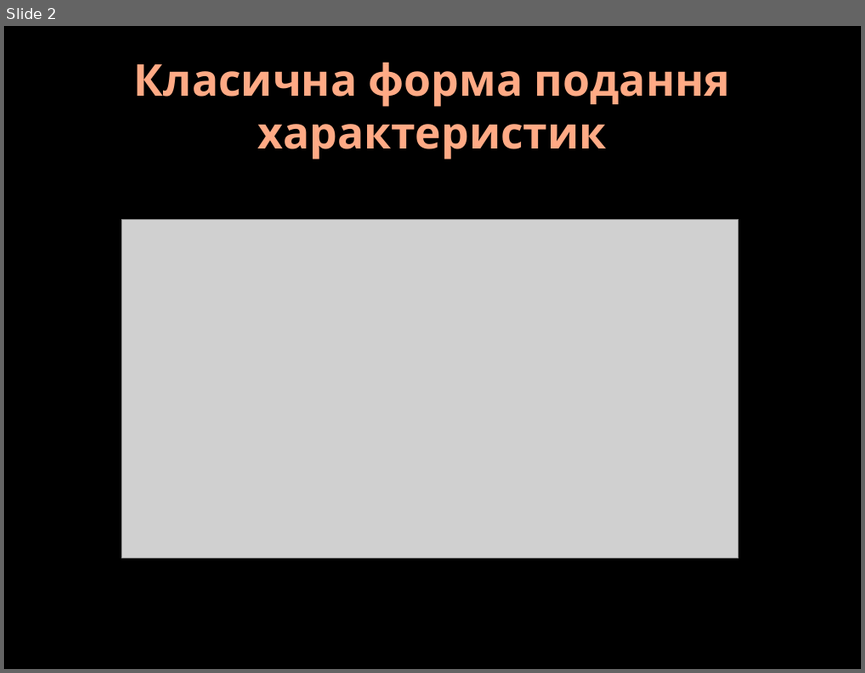
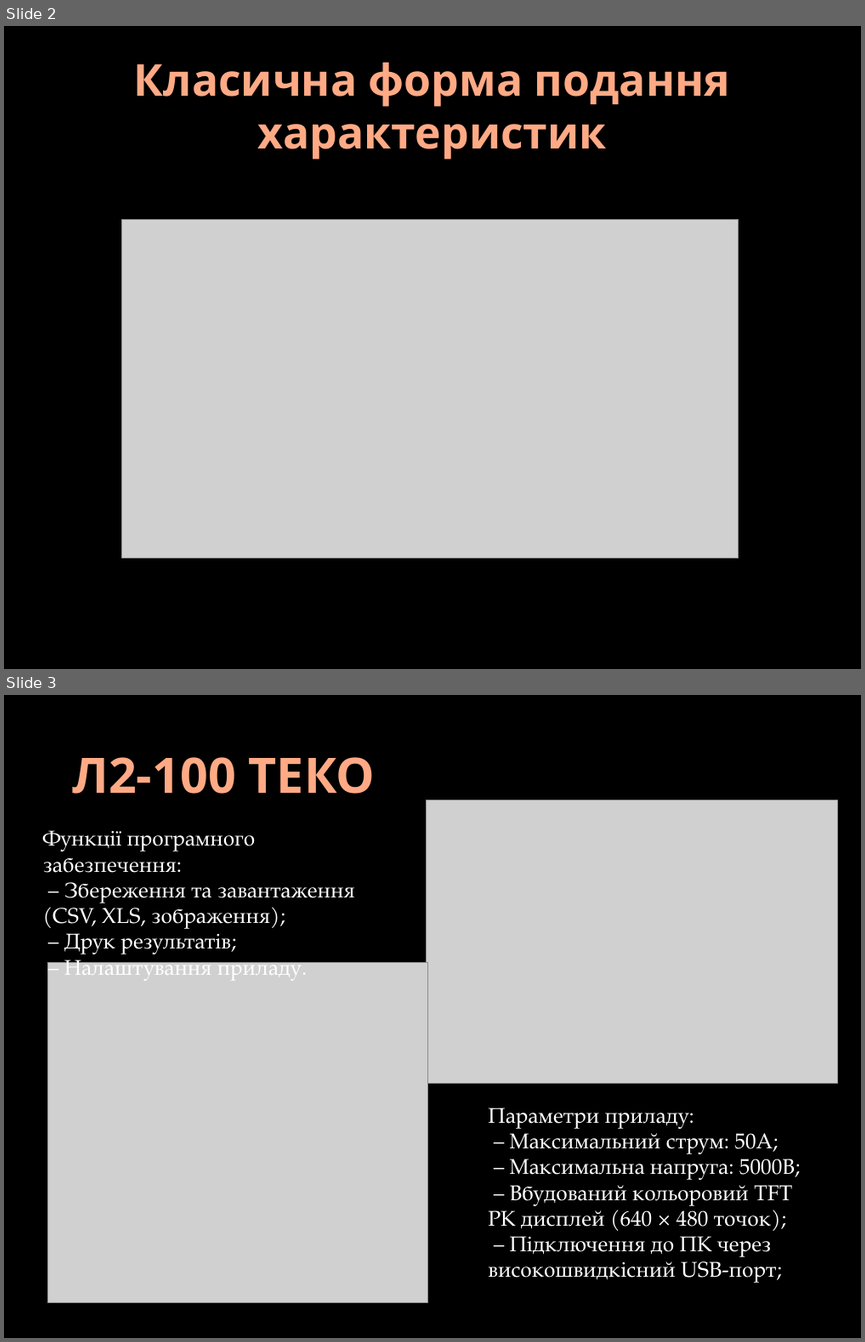
Before and after one commit to DoctorScrept/Temp, a slide deck: Report/DiplomReport.pptx. Shown one above the other, each under a label of ours: slide 2 before the commit, slides 2 and 3 after it. The pictures are 865x673 and 865x1342 pixels, drawn with LibreOffice and Linux fonts; fonts in the diff are those of the drawing; grey boxes stand for pictures; background and template pictures are left out. Boxes give left, top, right and bottom in pixels: in the first picture for what was removed or moved away, otherwise in the second. Text is boxed around its words. In the diff, an @@ line names an element or a change of style, - is before the commit and + after.

```diff
--- a/Report/DiplomReport.pptx
+++ b/Report/DiplomReport.pptx
@@ slide 3 added at (4,695,861,1338), background picture (left out) @@
@@ title added at (72,757,375,794), 41 pt, text gradient #FFAA86 to #FF9B6A, bold @@
+Л2-100 ТЕКО
@@ picture added at (426,800,837,1083) @@
@@ text added at (43,830,355,980), 18 pt, text #FFFFFF @@
+Функції програмного забезпечення:
+– Збереження та завантаження (CSV, XLS, зображення);
+– Друк результатів;
+– Налаштування приладу.
@@ picture added at (47,962,427,1303) @@
@@ text added at (488,1107,792,1282), 18 pt, text #FFFFFF @@
+Параметри приладу:
+– Максимальний струм: 50A;
+– Максимальна напруга: 5000В;
+– Вбудований кольоровий TFT РК дисплей (640 × 480 точок);
+– Підключення до ПК через високошвидкісний USB-порт;
```
Also in this commit, not shown: 2 slides changed, 4 other slides added, 3 slides removed, 1 other file.
